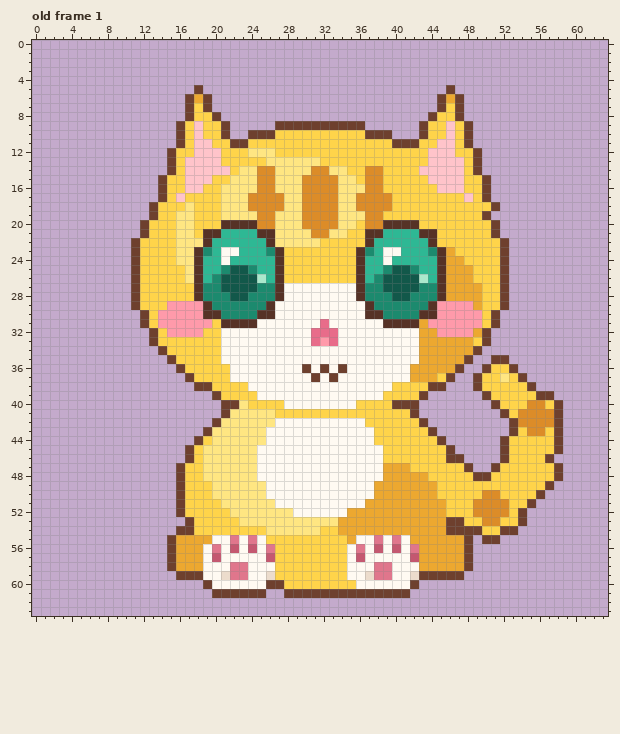
A pixel-art file gets an edit: assets/pixel/cat/idle_down.aseprite. Above: the version before the commit.
64x64 pixels, 1 frame. Shown: old frame 1.
The result:
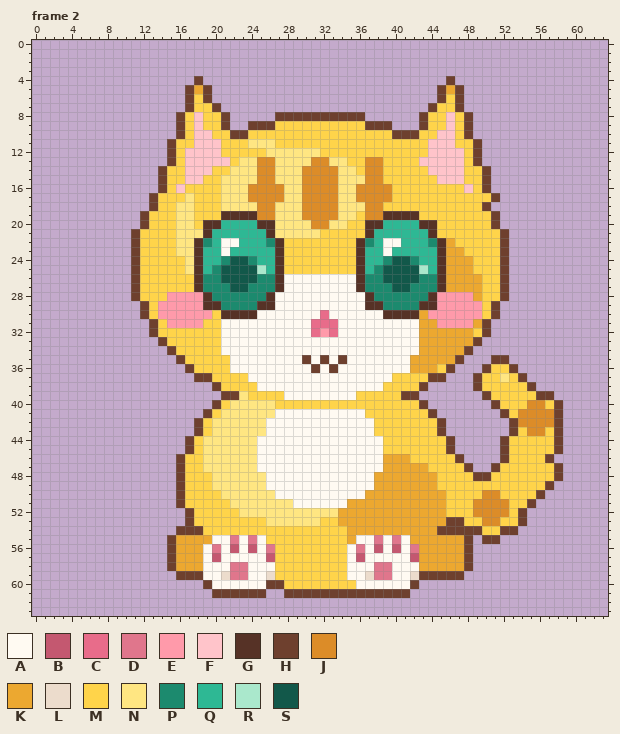
Palette (. is transparent): A #fffaf2  B #c45870  C #e86c8a  D #e0768c  E #ff9aaa  F #ffc4ca  G #563226  H #6e402e  J #dc8c28  K #eca830  L #ecdccc  M #ffd44a  N #ffe682  P #1c8a6e  Q #2eb894  R #aae8cc  S #12584a
A new or re-ordered frame is compared with the old frame closest to it.
Diff:
frames 1 -> 2
Changed rows in their new state; - is an unchanged pixel.
Frame 2 is new; against old frame 1, layer "pixel":
first column x 11:
 4 -------H---------------------------H------
 5 ------HKH-------------------------HKH-----
 6 -------M---------------------------M------
 7 --------MH-----------------------HM-------
 8 -----HMF-MH-----HHHHHHHHHH------HM-FMH----
 9 -------------HHHMMMMMMMMMMHHH-------------
10 --------F-MHHMMM----------MMMHHHM-F-------
11 ----HM---F-MMNNN-------------MMM-F---MH---
12 ------F------MM-NNNNN---------------F-----
13 ----------F-NNJJ----JJNN--JJ----F---------
14 ---HM----MMN-------J--J-N-------M-----MH--
15 --------M-N--------------N-------M--------
16 -----FMM-----J--J--------J--J-----MMMF----
17 --HM-MN------------------------------M-MH-
18 -----N-------N--N--------N--M----------H.-
19 -HM-------GGGG-----------M--GGGG-------MH-
20 --------GGQQQQGG---N--N-M-GGQQQQGG--------
21 HM-----N-Q----Q-----NMMM---Q----Q-------MH
22 -------GP-AA---PGMMMM----GP-AA---PGK------
23 --------Q--Q---Q----------Q--Q---Q--K-----
24 -----M----PSSP--------------PSSP-----K----
25 ---------PS--SR------------PS--SR---------
26 ------M-P-----PP-AAAAAAAA-P-----PP----K---
27 ----------P--P--------------P--P----------
28 ----EEEEG--PP--GA--------AG--PP--GEEEE----
29 .H-E-----G----G------------G----G-----E-H.
30 --------EMGGGGAA-----C----AAGGGGKE--------
31 -.HM----M-AAAA------C-C-----AAAA-K----KH.-
32 ----MMMM-------------E------------KKKKM---
33 --.H----------------AAA---------------H.--
34 ---.H--------------------------------H.---
35 ----.H----M--------H-H-H-------K----H.----
36 -----.H------------AHAHA----------MH.-----
37 ------.HH--MM-------A-A------MMMMHH.------
38 -------..H---M--------------M---H..-------
39 ---------.HHN-MMM--------MMM--HH.---------
40 ---------HMN-NNN-MMMMMMMM----MMMH---------
41 --------HMN-----AAAAAAAAAA-----MMH--------
42 -------HMN-----A----------A-----MMH-------
43 -------HM------------------------MH-------
44 ------HMN-----A------------A------MH------
46 -----HM---------------------KKK----M------
47 -------------------------------KK---------
48 --------M-----N------------K-----K--------
50 ---------M-----N----------K-------K-------
51 ----------M-----NN------KK----------------
52 -----.H----M------NNNNNK------------------
53 ------------MMM------MM-------------------
54 -------H-------MMMMMM--M----------H-------
